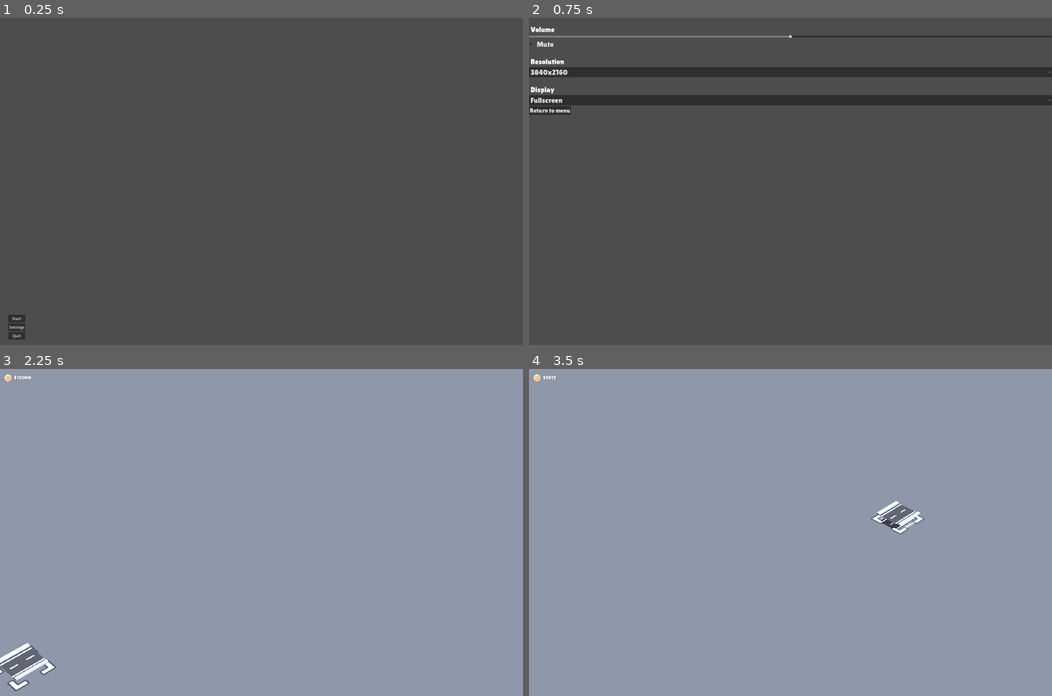
Above: before the commit, frames 1-4 (two rows, left to right).
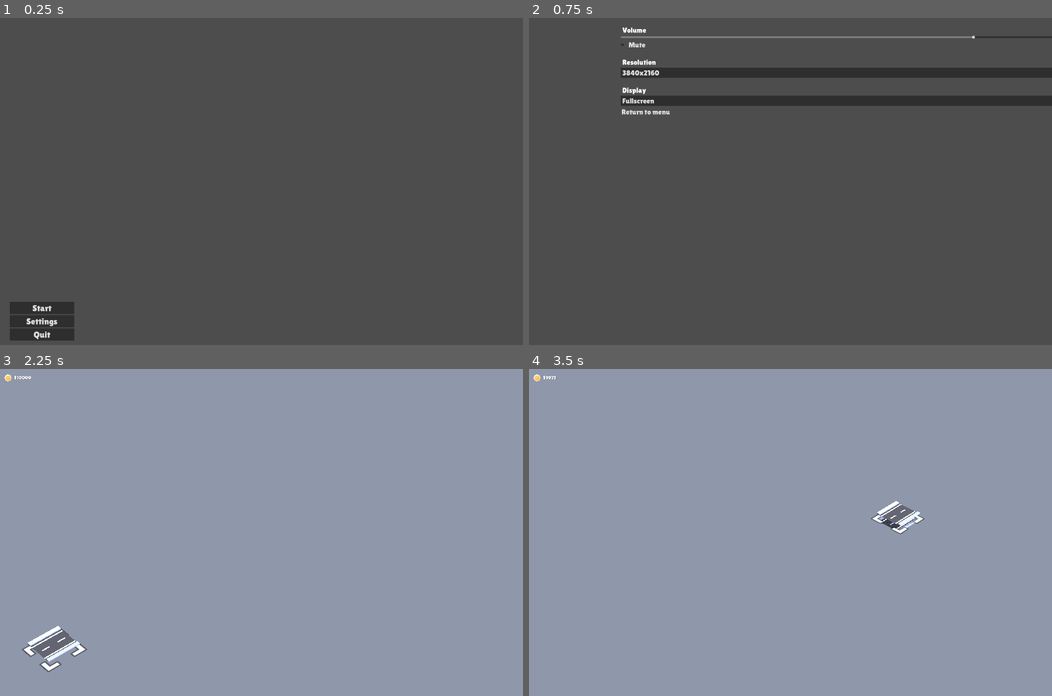
Above: after the commit, the same moments.

Repository: algosup/2024-2025-project-2-serious-game-team-3
Game: Godot game, scene res://scenes/menu.tscn
Same seed, same stepped clock (60 frames per second), same inputs: the game is played once before the commit and once after it.
Inputs (mouse positions are in pixels of both pictures, inside the frame that each line leads up to):
- Up to frame 1 (0.25 s): no input
- Up to frame 2 (0.75 s): click "Settings" at 0.5 s
- Up to frame 3 (2.25 s): click "Return to menu" at 1.25 s; click "Start" at 2 s
- Up to frame 4 (3.5 s): tap Enter at 2.75 s; move the mouse to (905, 516) at 2.77 s; click (905, 516) at 2.85 s

The runs differ from the first frame. In frame 1, 1.2% of the frame differs, in the area x 1-15%, y 86-99%; in frame 2, 2.6%, in the area x 0-100%, y 2-30%; in frame 3, 1.3%; in frame 4, nothing differs.

Commit message:
menu rework

Diff:
--- /dev/null
+++ b/starter-kit-city-builder/menu.tres
@@ -0,0 +1,8 @@
+[gd_resource type="Theme" load_steps=2 format=3 uid="uid://gisc1m3gjvm0"]
+
+[ext_resource type="FontFile" uid="uid://d0cxd77jybrcn" path="res://fonts/lilita_one_regular.ttf" id="1_nri2o"]
+
+[resource]
+default_font = ExtResource("1_nri2o")
+default_font_size = 36
+Button/font_sizes/font_size = 36
--- a/starter-kit-city-builder/scenes/menu.tscn
+++ b/starter-kit-city-builder/scenes/menu.tscn
@@ -1,5 +1,6 @@
-[gd_scene load_steps=2 format=3 uid="uid://bupjgrb1oavkv"]
+[gd_scene load_steps=3 format=3 uid="uid://bupjgrb1oavkv"]
 
+[ext_resource type="Theme" uid="uid://gisc1m3gjvm0" path="res://menu.tres" id="1_hbmik"]
 [ext_resource type="Script" path="res://scripts/menu.gd" id="1_qar1k"]
 
 [node name="Menu" type="Control"]
@@ -9,6 +10,7 @@
 anchor_bottom = 1.0
 grow_horizontal = 2
 grow_vertical = 2
+theme = ExtResource("1_hbmik")
 script = ExtResource("1_qar1k")
 
 [node name="VBoxContainer" type="VBoxContainer" parent="."]
@@ -16,23 +18,27 @@
 anchors_preset = 2
 anchor_top = 1.0
 anchor_bottom = 1.0
-offset_left = 40.0
-offset_top = -148.0
-offset_right = 110.0
-offset_bottom = -47.0
+offset_left = 48.0
+offset_top = -211.0
+offset_right = 311.0
+offset_bottom = 70.0
 grow_vertical = 0
 scale = Vector2(1.2, 1.2)
+theme = ExtResource("1_hbmik")
 
 [node name="StartButton" type="Button" parent="VBoxContainer"]
 layout_mode = 2
+theme = ExtResource("1_hbmik")
 text = "Start"
 
 [node name="SettingsButton" type="Button" parent="VBoxContainer"]
 layout_mode = 2
+theme = ExtResource("1_hbmik")
 text = "Settings"
 
 [node name="QuitButton" type="Button" parent="VBoxContainer"]
 layout_mode = 2
+theme = ExtResource("1_hbmik")
 text = "Quit"
 
 [connection signal="pressed" from="VBoxContainer/StartButton" to="." method="_on_start_button_pressed"]
--- a/starter-kit-city-builder/scenes/settings.tscn
+++ b/starter-kit-city-builder/scenes/settings.tscn
@@ -3,13 +3,14 @@
 [ext_resource type="Script" path="res://scripts/settings.gd" id="1_ydyv0"]
 [ext_resource type="AudioStream" uid="uid://diblcm2dll0jr" path="res://audio/[FIXED] Timeless but its the version we all wanted (w adlibs AND AYYE).mp3" id="2_0mmri"]
 [ext_resource type="FontFile" uid="uid://d0cxd77jybrcn" path="res://fonts/lilita_one_regular.ttf" id="2_c1yy2"]
-[ext_resource type="Theme" uid="uid://di6ar77l4k26w" path="res://menutheme.tres" id="2_f25tv"]
+[ext_resource type="Theme" uid="uid://di6ar77l4k26w" path="res://settings.tres" id="2_f25tv"]
 
 [node name="Settings" type="Control"]
 layout_mode = 3
-anchors_preset = 15
-anchor_right = 1.0
-anchor_bottom = 1.0
+anchor_left = -0.35
+anchor_top = -0.000925926
+anchor_right = 0.99974
+anchor_bottom = 0.999074
 grow_horizontal = 2
 grow_vertical = 2
 theme = ExtResource("2_f25tv")
@@ -28,8 +29,13 @@
 anchors_preset = 15
 anchor_right = 1.0
 anchor_bottom = 1.0
+offset_left = 1345.0
+offset_top = 4.0
+offset_right = 1345.0
+offset_bottom = 4.0
 grow_horizontal = 2
 grow_vertical = 2
+theme = ExtResource("2_f25tv")
 
 [node name="VolumeLabel" type="Label" parent="VBoxContainer"]
 layout_mode = 2
@@ -95,6 +101,8 @@
 [node name="ReturnToMenu" type="Button" parent="VBoxContainer"]
 layout_mode = 2
 size_flags_horizontal = 0
+theme = ExtResource("2_f25tv")
+theme_type_variation = &"FlatButton"
 text = "Return to menu"
 
 [node name="AudioStreamPlayer" type="AudioStreamPlayer" parent="."]
--- a/starter-kit-city-builder/scripts/settings.gd
+++ b/starter-kit-city-builder/scripts/settings.gd
@@ -2,14 +2,6 @@
 
 var last_window_size = Vector2i.ZERO  # Keep track of the last known window size
 # Called when the node enters the scene tree for the first time.
-
-func _ready():
-	$VBoxContainer/Resolution.theme = Theme.new()
-	$VBoxContainer/Resolution.theme.default_font = FontFile.new()
-	$VBoxContainer/Resolution.theme.default_font.font_data = load("res://fonts/lilita_one_regular.ttf")
-	$VBoxContainer/Display.theme = Theme.new()
-	$VBoxContainer/Display.theme.default_font = FontFile.new()
-	$VBoxContainer/Display.theme.default_font.font_data = load("res://fonts/lilita_one_regular.ttf")
 
 
 func _process(delta):
--- a/starter-kit-city-builder/menutheme.tres
+++ b/starter-kit-city-builder/settings.tres
@@ -1,8 +1,12 @@
-[gd_resource type="Theme" load_steps=6 format=3 uid="uid://di6ar77l4k26w"]
+[gd_resource type="Theme" load_steps=8 format=3 uid="uid://di6ar77l4k26w"]
 
-[ext_resource type="FontFile" uid="uid://d0cxd77jybrcn" path="res://fonts/lilita_one_regular.ttf" id="1_05n4r"]
+[ext_resource type="FontFile" uid="uid://d0cxd77jybrcn" path="res://fonts/lilita_one_regular.ttf" id="1_kyutj"]
 
 [sub_resource type="StyleBoxEmpty" id="StyleBoxEmpty_yqr15"]
+
+[sub_resource type="StyleBoxFlat" id="StyleBoxFlat_0mihi"]
+
+[sub_resource type="StyleBoxFlat" id="StyleBoxFlat_s1gib"]
 
 [sub_resource type="StyleBoxEmpty" id="StyleBoxEmpty_5fbs7"]
 content_margin_left = 8.0
@@ -14,10 +18,14 @@
 [sub_resource type="StyleBoxFlat" id="StyleBoxFlat_7ydgd"]
 
 [resource]
-default_font = ExtResource("1_05n4r")
+default_font = ExtResource("1_kyutj")
 default_font_size = 30
+Button/font_sizes/font_size = 36
 CheckBox/constants/align_to_largest_stylebox = 1
 CheckBox/styles/normal = SubResource("StyleBoxEmpty_yqr15")
+FlatButton/font_sizes/font_size = 36
+FlatButton/styles/focus = SubResource("StyleBoxFlat_0mihi")
+FlatButton/styles/normal_mirrored = SubResource("StyleBoxFlat_s1gib")
 Label/styles/normal = SubResource("StyleBoxEmpty_5fbs7")
 OptionButton/styles/hover_pressed = SubResource("StyleBoxFlat_3errt")
 OptionButton/styles/pressed = SubResource("StyleBoxFlat_7ydgd")
